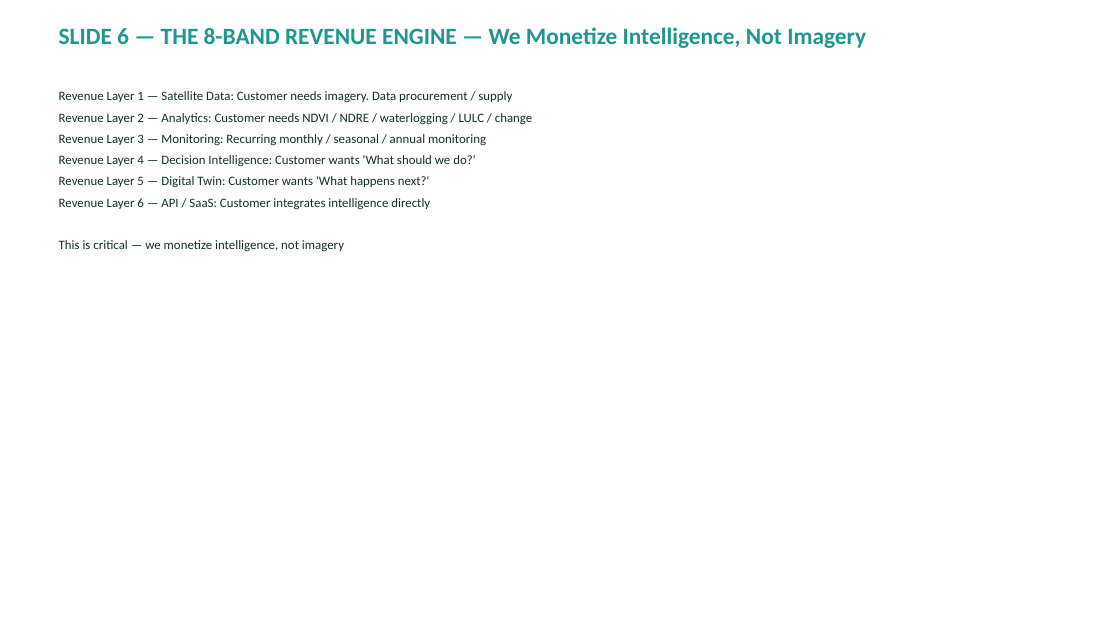
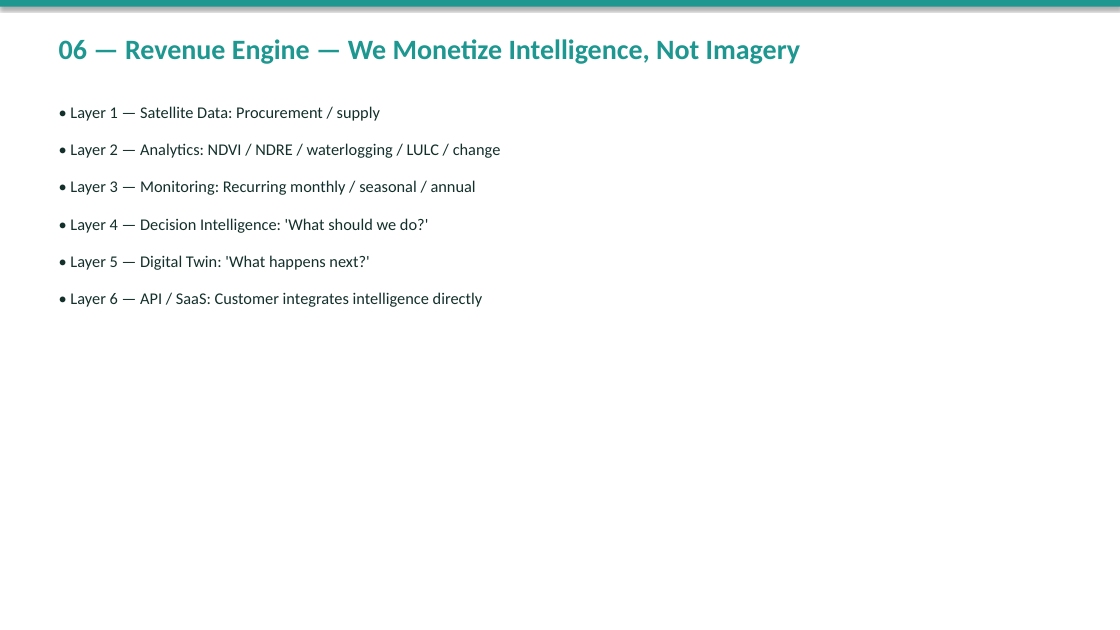
Before and after one commit to bdcrops/web, a slide deck: slide 7 of nextunicorn/BDCrops-Professional-Deck.pptx. Drawn at 1120x630 pixels with LibreOffice and Linux fonts; fonts in the diff are those of the drawing. Boxes give left, top, right and bottom in pixels: in the first picture for what was removed or moved away, otherwise in the second. Text is boxed around its words. In the diff, an @@ line names an element or a change of style, - is before the commit and + after.

```diff
--- a/nextunicorn/BDCrops-Professional-Deck.pptx
+++ b/nextunicorn/BDCrops-Professional-Deck.pptx
@@ rectangle added at <box>0,0,1120,7</box>, fill #1D9790 @@
@@ text at <box>59,39,800,64</box>: text changed; size 20 to 24 pt @@
-SLIDE 6 — THE 8-BAND REVENUE ENGINE — We Monetize Intelligence, Not Imagery
+06 — Revenue Engine — We Monetize Intelligence, Not Imagery
@@ text at <box>70,106,501,307</box>: text changed; size 11 to 14 pt @@
-Revenue Layer 1 — Satellite Data: Customer needs imagery. Data procurement / supply
-Revenue Layer 2 — Analytics: Customer needs NDVI / NDRE / waterlogging / LULC / change
-Revenue Layer 3 — Monitoring: Recurring monthly / seasonal / annual monitoring
-Revenue Layer 4 — Decision Intelligence: Customer wants 'What should we do?'
-Revenue Layer 5 — Digital Twin: Customer wants 'What happens next?'
-Revenue Layer 6 — API / SaaS: Customer integrates intelligence directly
-This is critical — we monetize intelligence, not imagery
+• Layer 1 — Satellite Data: Procurement / supply
+• Layer 2 — Analytics: NDVI / NDRE / waterlogging / LULC / change
+• Layer 3 — Monitoring: Recurring monthly / seasonal / annual
+• Layer 4 — Decision Intelligence: 'What should we do?'
+• Layer 5 — Digital Twin: 'What happens next?'
+• Layer 6 — API / SaaS: Customer integrates intelligence directly
```
Also in this commit, not shown: 17 other slides changed, 6 slides added, 7 slides removed, 2 other files.
